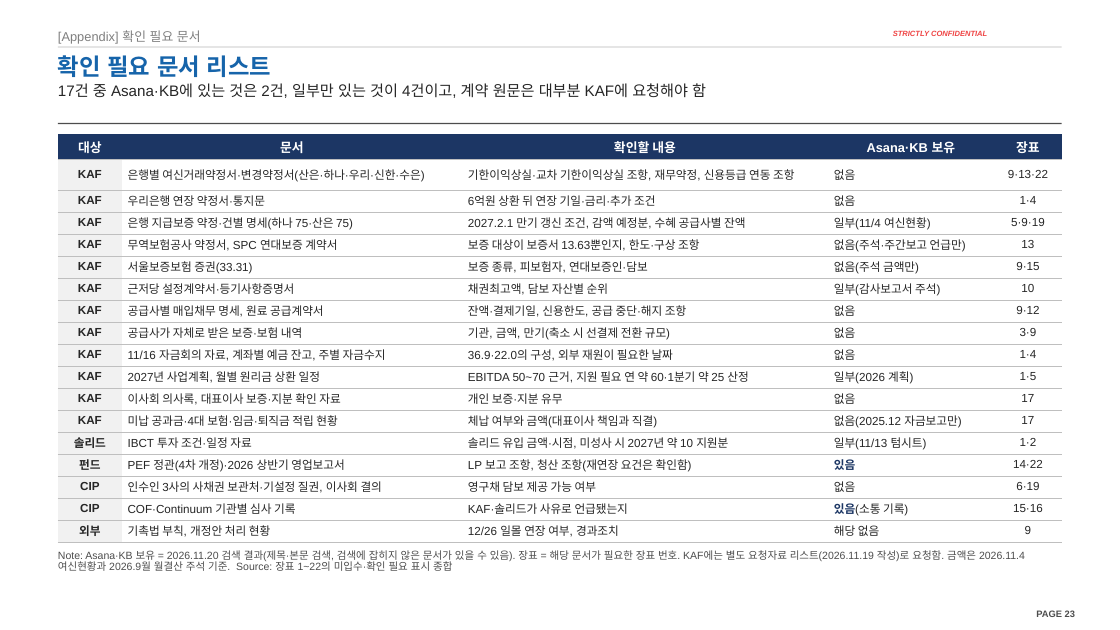
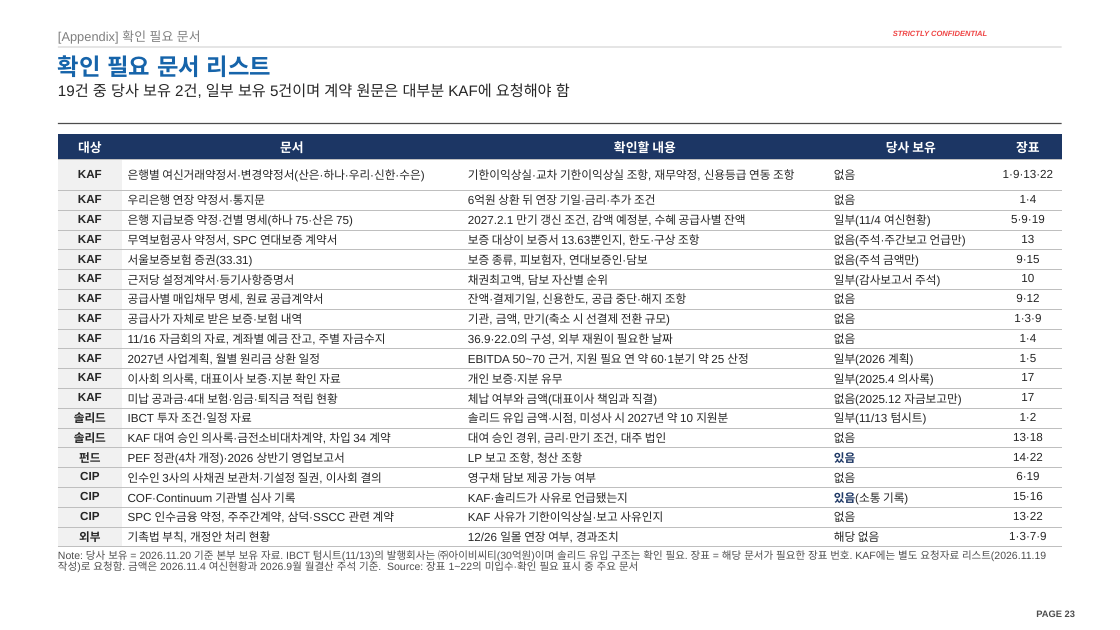
Before and after one commit to jogyesung/GS-Secretary, a slide deck: slide 23 of outputs/CIP_KAF_솔리드_자금조달차질_시나리오_20261120v3.pptx. Drawn at 1120x630 pixels with LibreOffice and Linux fonts; fonts in the diff are those of the drawing; background and template pictures are left out. Boxes give left, top, right and bottom in pixels: in the first picture for what was removed or moved away, otherwise in the second. Text is boxed around its words. In the diff, an @@ line names an element or a change of style, - is before the commit and + after.

```diff
--- a/outputs/CIP_KAF_솔리드_자금조달차질_시나리오_20261120v3.pptx
+++ b/outputs/CIP_KAF_솔리드_자금조달차질_시나리오_20261120v3.pptx
@@ text at <box>58,83,570,98</box>: text changed @@
-17건 중 Asana·KB에 있는 것은 2건, 일부만 있는 것이 4건이고, 계약 원문은 대부분 KAF에 요청해야 함
+19건 중 당사 보유 2건, 일부 보유 5건이며 계약 원문은 대부분 KAF에 요청해야 함
@@ table at <box>58,134,1063,546</box> @@
-row 1, column 4: Asana·KB 보유
+row 1, column 4: 당사 보유
-row 2, column 5: 9·13·22
+row 2, column 5: 1·9·13·22
-row 9, column 5: 3·9
+row 9, column 5: 1·3·9
-row 12, column 4: 없음
+row 12, column 4: 일부(2025.4 의사록)
-row 15: 펀드 | PEF 정관(4차 개정)·2026 상반기 영업보고서 | LP 보고 조항, 청산 조항(재연장 요건은 확인함) | 있음 | 14·22
+row 15: 솔리드 | KAF 대여 승인 의사록·금전소비대차계약, 차입 34 계약 | 대여 승인 경위, 금리·만기 조건, 대주 법인 | 없음 | 13·18
+row 16: 펀드 | PEF 정관(4차 개정)·2026 상반기 영업보고서 | LP 보고 조항, 청산 조항 | 있음 | 14·22
-row 18: 외부 | 기촉법 부칙, 개정안 처리 현황 | 12/26 일몰 연장 여부, 경과조치 | 해당 없음 | 9
+row 19: CIP | SPC 인수금융 약정, 주주간계약, 삼덕·SSCC 관련 계약 | KAF 사유가 기한이익상실·보고 사유인지 | 없음 | 13·22
+row 20: 외부 | 기촉법 부칙, 개정안 처리 현황 | 12/26 일몰 연장 여부, 경과조치 | 해당 없음 | 1·3·7·9
@@ text at <box>58,550,1046,572</box>: text changed @@
-Note: Asana·KB 보유 = 2026.11.20 검색 결과(제목·본문 검색, 검색에 잡히지 않은 문서가 있을 수 있음). 장표 = 해당 문서가 필요한 장표 번호. KAF에는 별도 요청자료 리스트(2026.11.19 작성)로 요청함. 금액은 2026.11.4 여신현황과 2026.9월 월결산 주석 기준. Source: 장표 1~22의 미입수·확인 필요 표시 종합
+Note: 당사 보유 = 2026.11.20 기준 본부 보유 자료. IBCT 텀시트(11/13)의 발행회사는 ㈜아이비씨티(30억원)이며 솔리드 유입 구조는 확인 필요. 장표 = 해당 문서가 필요한 장표 번호. KAF에는 별도 요청자료 리스트(2026.11.19 작성)로 요청함. 금액은 2026.11.4 여신현황과 2026.9월 월결산 주석 기준. Source: 장표 1~22의 미입수·확인 필요 표시 중 주요 문서
```
Also in this commit, not shown: 15 other slides changed, 1 other file.
